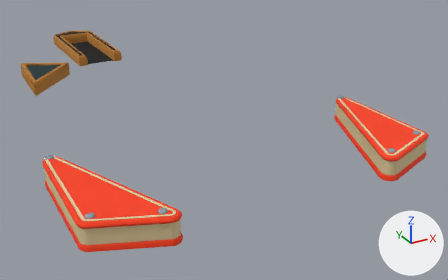
What one commit did to the COLLADA model Art/Models/premium/meridian-plastics.dae.
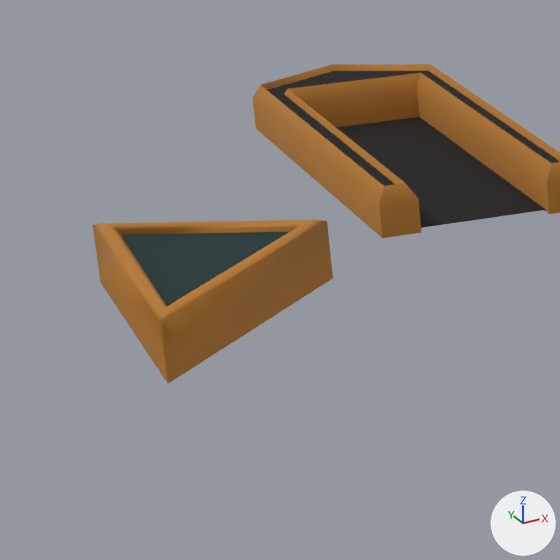
Each version appears first whole from a camera (50 mm lens) standing at (-0.442, -1.466, 0.406) and looking at (0.088, -0.504, -0.075), and next in a close-up on the part from 0% to 26% of the width and 6% to 47% of the height. The lights are fixed; the arrows at lower right show +X, +Y and +Z. The first two pictures are the older version. Vertices at exactly the same position are counted once.

The first close-up shows 'accent', 'block_art', 'dark'.
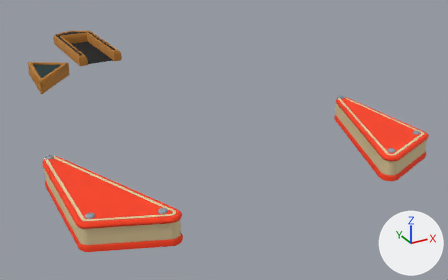
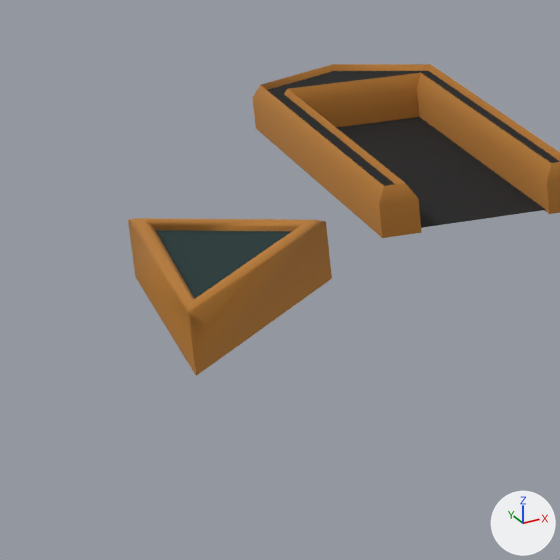
Pixel boxes (x1, y1, x2, y2) of what changed, in the close-ups (560 x 560 px; the box of a moved part takes in the faces that stretch with it):
```json
{"object": "accent", "change": "reshaped", "before": [93, 64, 560, 383], "after": [128, 64, 560, 376]}
{"part": 1, "of": "me_accent", "change": "moved or reshaped", "before": [93, 220, 333, 383], "after": [128, 218, 332, 376]}
{"part": 2, "of": "me_block_art", "change": "moved or reshaped", "before": [121, 232, 289, 306], "after": [156, 230, 292, 298]}
```

Edits to the scene script, one JSON object a line:
```json
{"block": "me_accent", "where": "# used by ob_accent; location = (0.0, 0.0, 0.0)"}
{"op": "remove", "block": "me_accent", "code": "me_accent.from_pydata(...)  # 63 vertices, 102 faces; spans x -0.213..0.019, y -0.294..0.107, z 0.0..0.028"}
{"op": "add", "block": "me_accent", "code": "me_accent.from_pydata(...)  # 63 vertices, 102 faces; spans x -0.2..0.019, y -0.29..0.107, z 0.0..0.028"}
{"block": "me_accent", "change": "me_accent part 1: all 12 vertices in x -0.213..-0.199, y -0.294..-0.146, z 0.0..0.028 are turned -1.4 degrees about the z axis through their middle and scaled by 0.973, then moved by (0.013, 0.002, 0.0)"}
{"block": "me_block_art", "where": "# used by ob_block_art; location = (0.0, 0.0, 0.0)"}
{"op": "remove", "block": "me_block_art", "code": "me_block_art.from_pydata(...)  # 3 vertices, 1 face; spans x -0.209..-0.123, y -0.285..-0.153, z 0.024"}
{"op": "add", "block": "me_block_art", "code": "me_block_art.from_pydata(...)  # 3 vertices, 1 face; spans x -0.197..-0.123, y -0.281..-0.153, z 0.024"}
{"block": "me_block_art", "change": "me_block_art part 2"}
{"op": "set", "path": "me_block_art.vertices[0].co", "old": "(-0.203, -0.153, 0.024)", "new": "(-0.188, -0.153, 0.024)"}
{"op": "set", "path": "me_block_art.vertices[1].co", "old": "(-0.209, -0.285, 0.024)", "new": "(-0.197, -0.281, 0.024)"}
```
